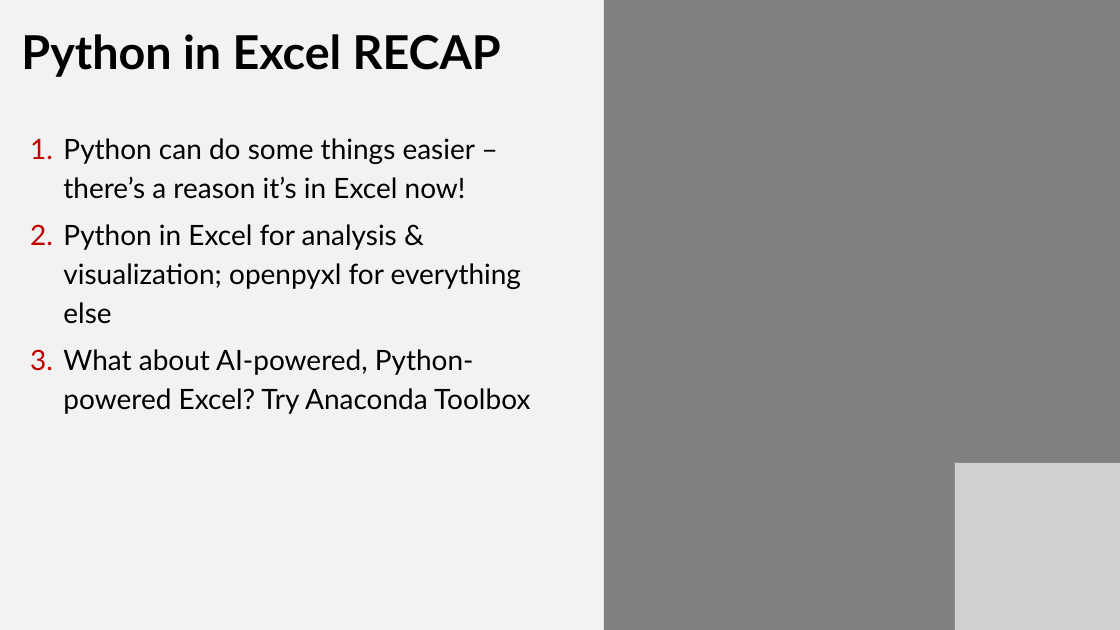
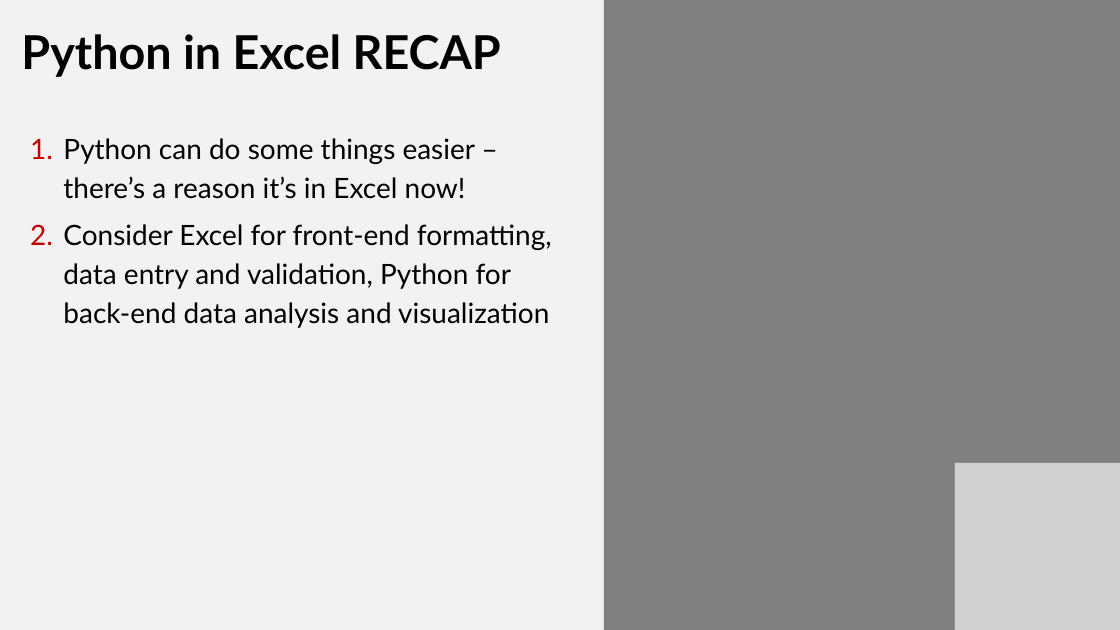
Before and after one commit to stringfestdata/xlgs-mc-2025, a slide deck: slide 34 of excel-power-tools-gxls-2025.pptx (slide 32 before the commit). Drawn at 1120x630 pixels with LibreOffice and Linux fonts; fonts in the diff are those of the drawing; grey boxes stand for pictures. Boxes give left, top, right and bottom in pixels: in the first picture for what was removed or moved away, otherwise in the second. Text is boxed around its words. In the diff, an @@ line names an element or a change of style, - is before the commit and + after.

```diff
--- a/excel-power-tools-gxls-2025.pptx
+++ b/excel-power-tools-gxls-2025.pptx
@@ text at <box>63,224,552,328</box>: text changed @@
-2. Python in Excel for analysis & visualization; openpyxl for everything else
-3. What about AI-powered, Python-powered Excel? Try Anaconda Toolbox
+2. Consider Excel for front-end formatting, data entry and validation, Python for back-end data analysis and visualization
```
Also in this commit, not shown: 5 other slides changed, 28 slides added, 5 slides removed, 56 other files.
